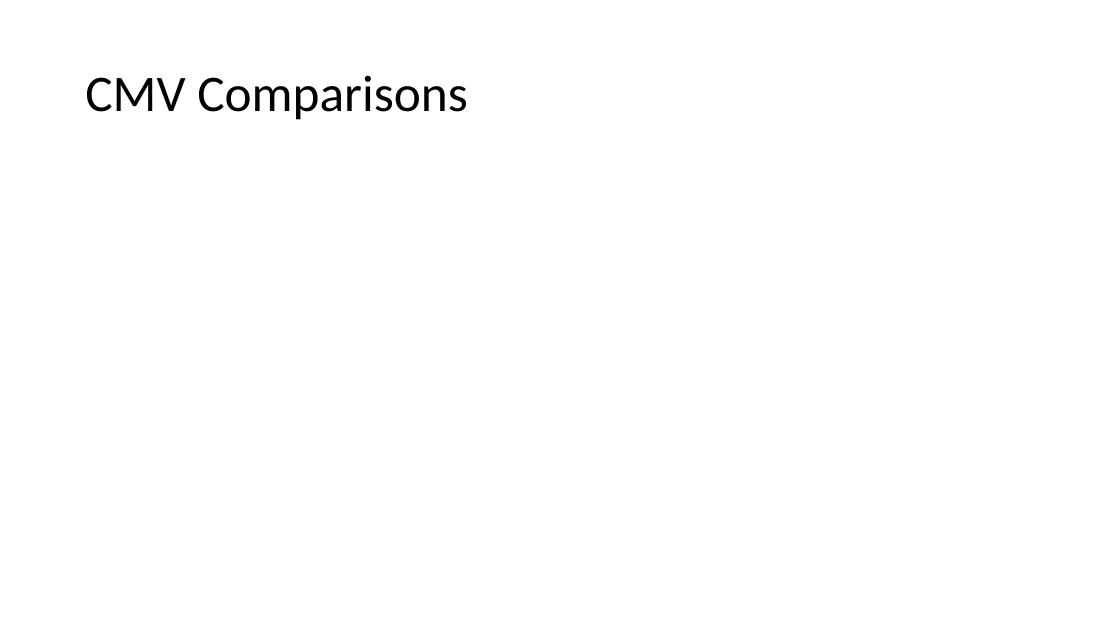
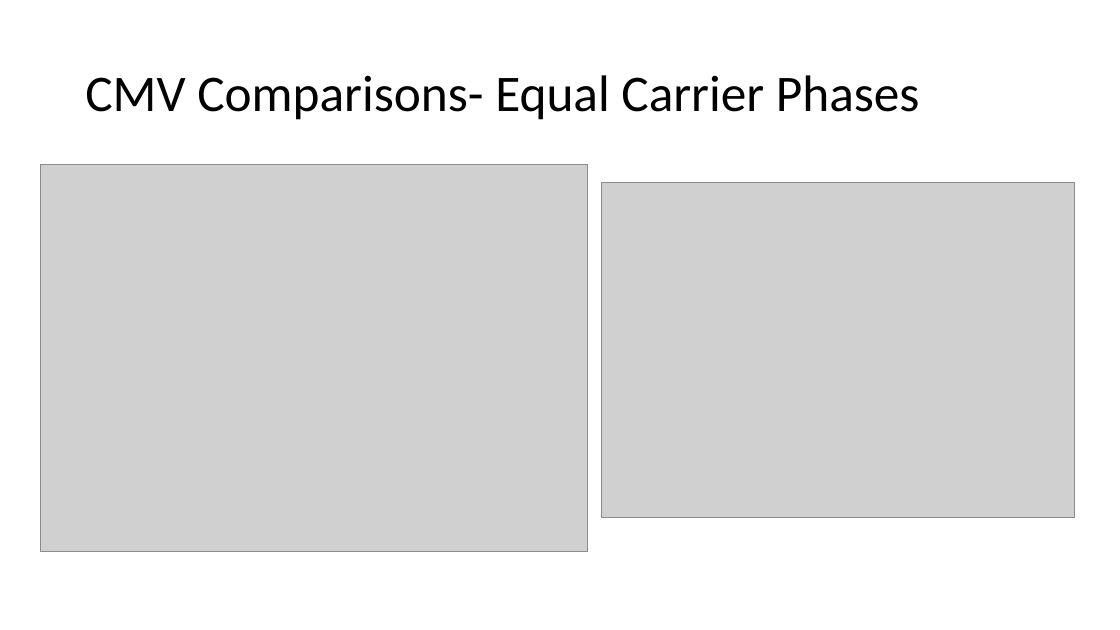
Before and after one commit to EnesAyaz/KTH, a slide deck: slide 18 of Switching Function - Reduced CMV PWM/OnlineCPSCalculation.pptx. Drawn at 1120x630 pixels with LibreOffice and Linux fonts; fonts in the diff are those of the drawing; grey boxes stand for pictures. Boxes give left, top, right and bottom in pixels: in the first picture for what was removed or moved away, otherwise in the second. Text is boxed around its words. In the diff, an @@ line names an element or a change of style, - is before the commit and + after.

```diff
--- a/Switching Function - Reduced CMV PWM/OnlineCPSCalculation.pptx
+++ b/Switching Function - Reduced CMV PWM/OnlineCPSCalculation.pptx
@@ title at box(85, 75, 920, 120): text changed @@
-CMV Comparisons
+CMV Comparisons- Equal Carrier Phases
@@ picture added at box(40, 164, 588, 551) @@
@@ picture added at box(602, 183, 1075, 518) @@
```
Also in this commit, not shown: 2 slides added, 2 other files.
